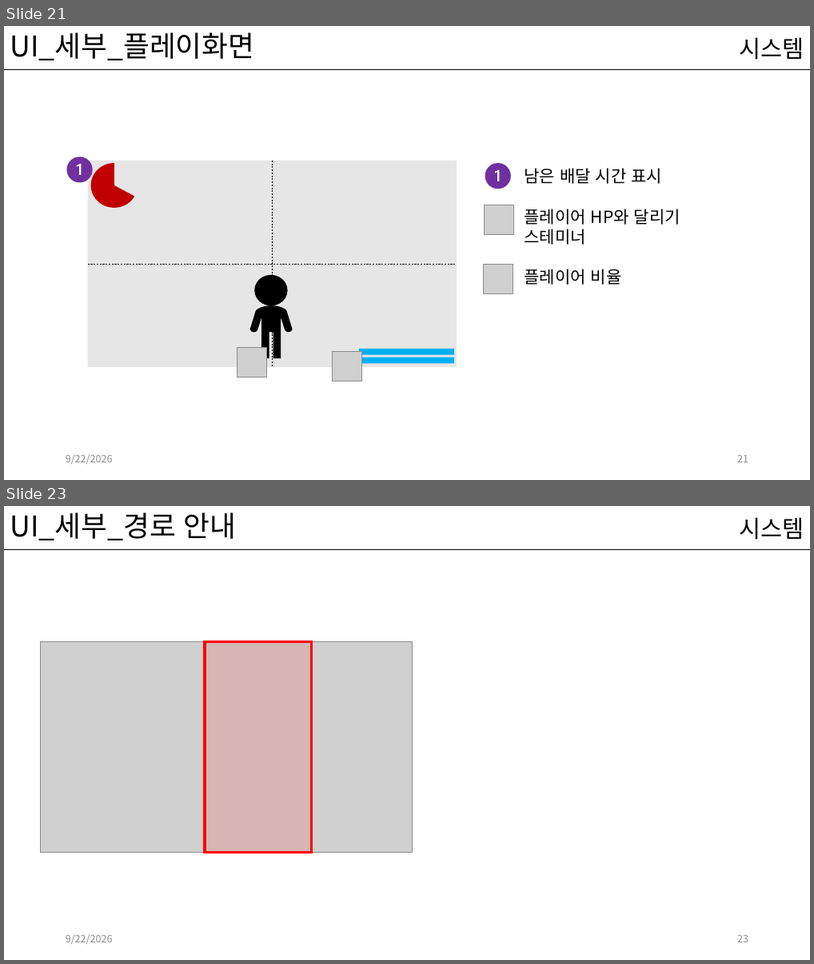
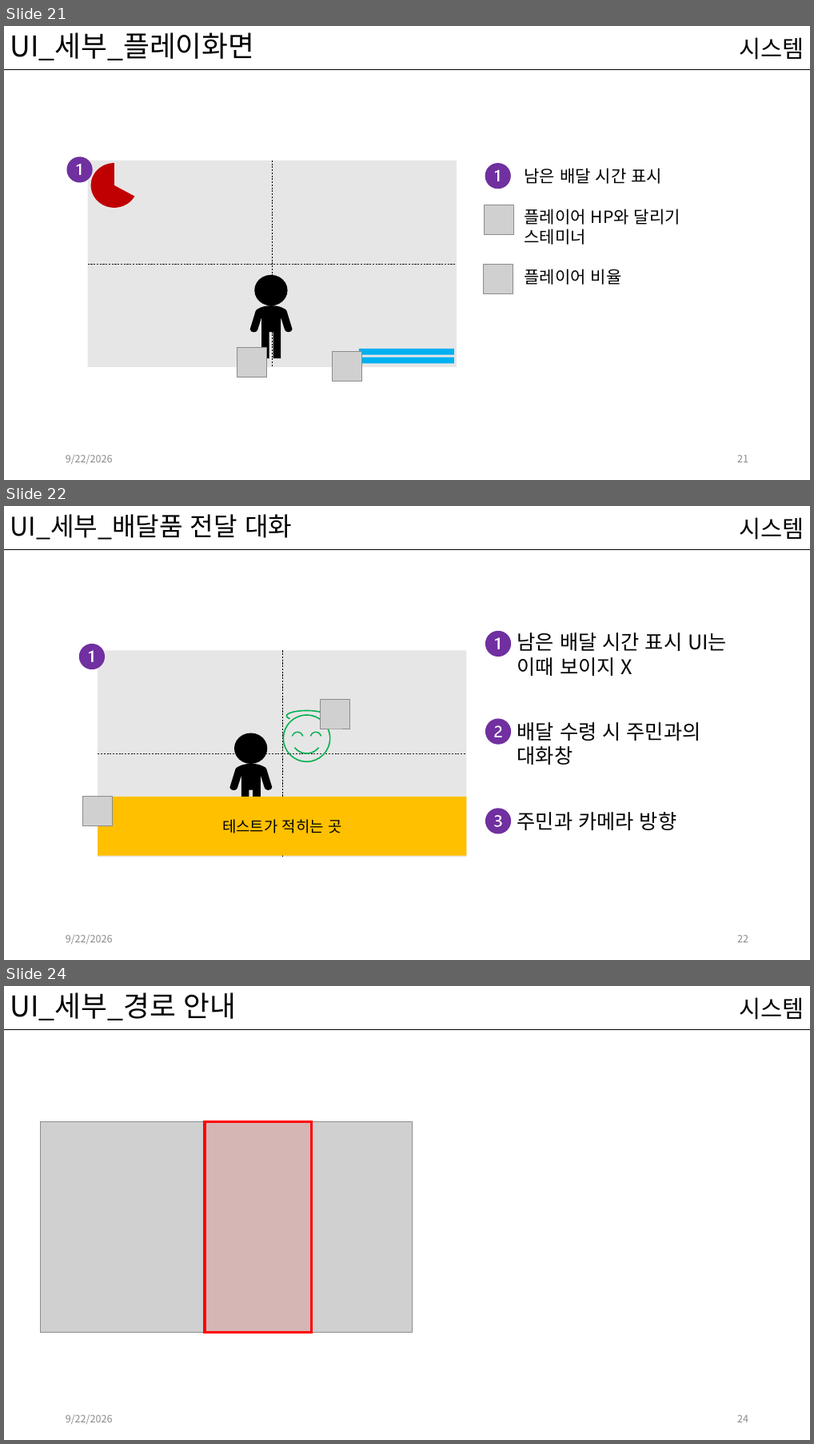
Before and after one commit to kwakyerin/2026_Graduation_Project, a slide deck: documents/HyunahKwon/design/designing/배트와 달트_기획서.pptx. Shown one above the other, each under a label of ours: slides 21 and 23 before the commit, slides 21, 22 and 24 after it; the slides between them are not shown. The pictures are 814x964 and 814x1444 pixels, drawn with LibreOffice and Linux fonts; fonts in the diff are those of the drawing; grey boxes stand for pictures. Boxes give left, top, right and bottom in pixels: in the first picture for what was removed or moved away, otherwise in the second. Text is boxed around its words. In the diff, an @@ line names an element or a change of style, - is before the commit and + after.

Commit message:
배달품 전달UI

```diff
--- a/documents/HyunahKwon/design/designing/배트와 달트_기획서.pptx
+++ b/documents/HyunahKwon/design/designing/배트와 달트_기획서.pptx
@@ slide 22 added at [4,506,810,960], background #FFFFFF; not listed: 1 template element that a slide beside it also shows @@
@@ title added at [10,514,292,540], 30.6 pt, text #000000 @@
+UI_세부_배달품 전달 대화
@@ text added at [739,517,804,540], 28 pt, text #000000 @@
+시스템
@@ freeform shape added at [79,644,105,669], fill #7030A0 @@
@@ freeform shape added at [486,631,511,656], fill #7030A0 @@
@@ text added at [518,632,727,830], 24 pt, text #000000 @@
+남은 배달 시간 표시 UI는
+이때 보이지 X
+배달 수령 시 주민과의
+대화창
+주민과 카메라 방향
@@ rectangle added at [98,651,466,857], fill #E7E6E6 @@
@@ line added from (282, 651) to (282, 857), #000000 0.5 pt dashed @@
@@ picture added at [320,699,350,728] @@
@@ freeform shape added at [486,718,511,744], fill #7030A0 @@
@@ ellipse added at [234,733,268,764], fill #000000 @@
@@ group added at [283,710,330,762]: 5 freeform shapes @@
@@ line added from (98, 753) to (466, 753), #000000 0.5 pt dashed @@
@@ freeform shape added at [230,764,273,816], fill #000000 @@
@@ picture added at [83,796,113,826] @@
@@ rectangle added at [98,796,466,856], fill #FFC000, 18 pt, text #000000 @@
+테스트가 적히는 곳
@@ freeform shape added at [486,808,511,834], fill #7030A0 @@
@@ text added at [66,934,113,944], 12 pt, text #8C8C8C @@
+9/22/2026
@@ page number added at [738,935,749,942], 12 pt, text #8C8C8C @@
+22
@@ what was slide 23 is now slide 24 @@
@@ page number at [738,1415,749,1422]: text changed @@
-23
+24
```
Also in this commit, not shown: 2 slides changed.
